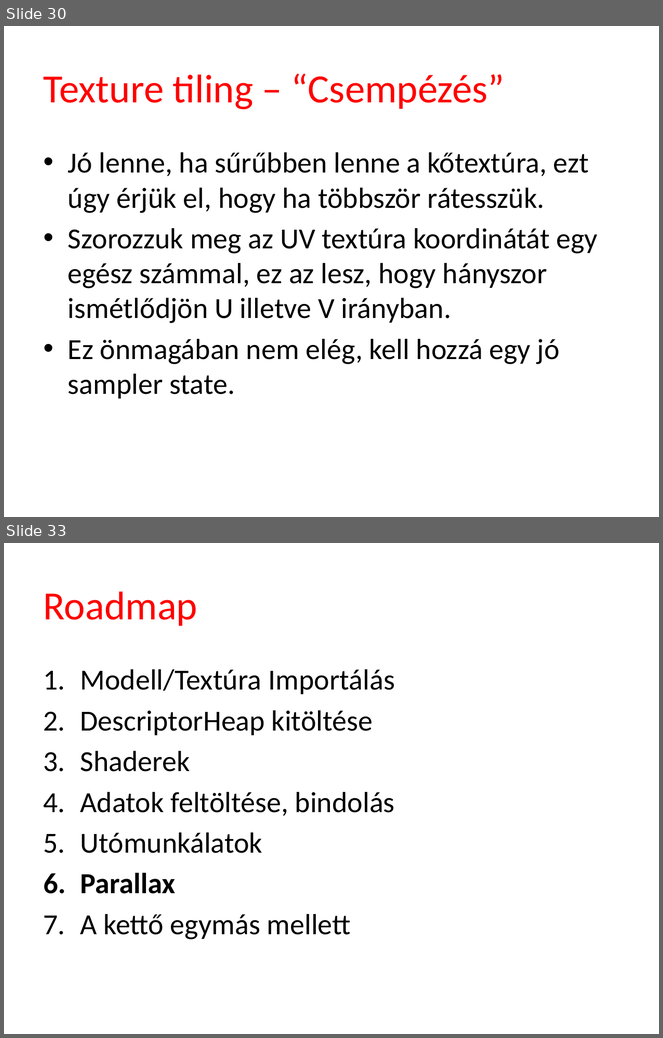
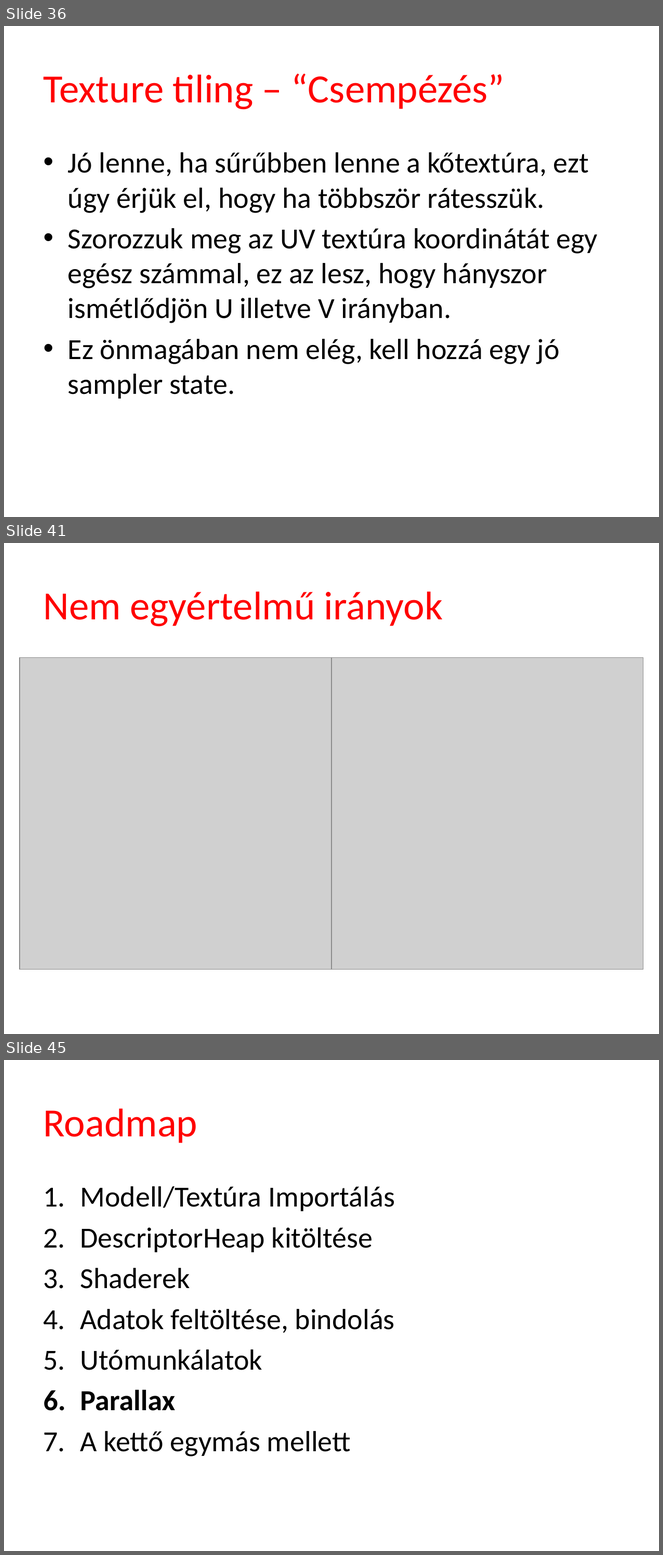
Before and after one commit to tyekx/dx12, a slide deck: Slides/ggl005-Bump.pptx. Shown one above the other, each under a label of ours: slides 30 and 33 before the commit, slides 36, 41 and 45 after it; the slides between them are not shown. The pictures are 663x1038 and 663x1555 pixels, drawn with LibreOffice and Linux fonts; fonts in the diff are those of the drawing; grey boxes stand for pictures; background and template pictures are left out. Boxes give left, top, right and bottom in pixels: in the first picture for what was removed or moved away, otherwise in the second. Text is boxed around its words. In the diff, an @@ line names an element or a change of style, - is before the commit and + after.

```diff
--- a/Slides/ggl005-Bump.pptx
+++ b/Slides/ggl005-Bump.pptx
@@ slide 41 added at (4, 543, 659, 1034), background #FFFFFF @@
@@ title added at (44, 591, 443, 627), 44 pt, text #FF0000 @@
+Nem egyértelmű irányok
@@ picture added at (20, 657, 332, 969) @@
@@ picture added at (332, 657, 644, 969) @@
@@ what was slide 30 is now slide 36 @@
@@ what was slide 33 is now slide 45 @@
```
Also in this commit, not shown: 6 slides changed, 11 other slides added, 21 other files.
